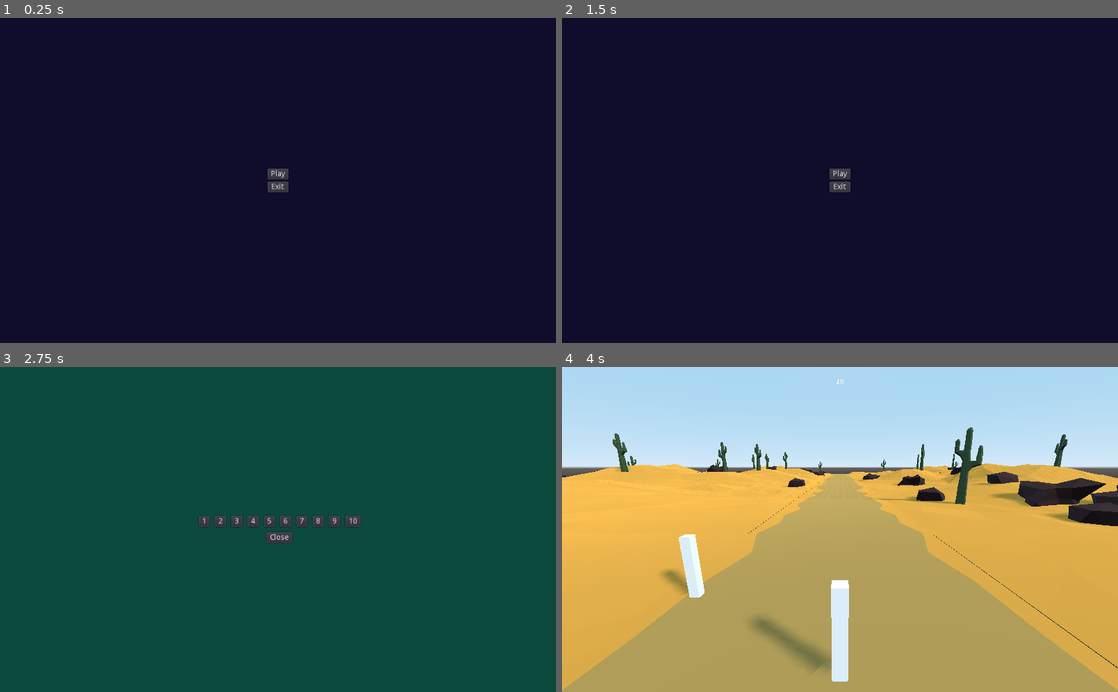
Above: before the commit, frames 1-4 (two rows, left to right).
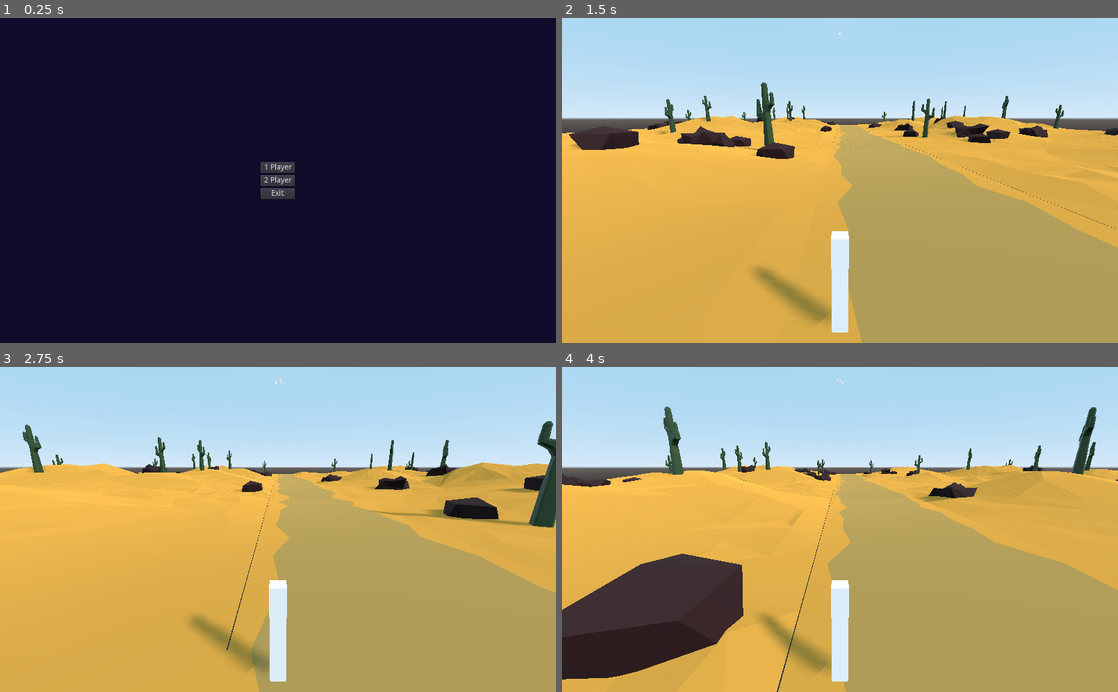
Above: after the commit, the same moments.

Repository: rans0000/math-runner
Game: Godot game, scene res://ui/MainMenu/MainMenu.tscn
The game is run twice, just before and just after one commit, with the same random seed, the same clock (stepped at 60 frames per second) and the same inputs.
Inputs (mouse positions are in pixels of both pictures, inside the frame that each line leads up to):
- Up to frame 1 (0.25 s): no input
- Up to frame 2 (1.5 s): click (840, 180) at 0.5 s, where only the run after the commit has a clickable "2 Player"; click (767, 174) at 1.25 s, where only the run after the commit has a clickable "1"
- Up to frame 3 (2.75 s): click (278, 523) at 2 s, where only the run before the commit has a clickable "Play"
- Up to frame 4 (4 s): click (784, 523) at 2.75 s, where only the run before the commit has a clickable "2"

The runs differ from the first frame. In frame 1, 0.5% of the frame differs, in the area x 46-53%, y 44-56%; in frame 2, 99%; in frame 3, 100%, in the area x 0-100%, y 0-100%; in frame 4, 36%.

Commit message:
add option for local single and 2 player options

Diff:
--- a/Environment/World/World.tscn
+++ b/Environment/World/World.tscn
@@ -17,7 +17,3 @@
 [node name="Player" parent="." instance=ExtResource( 3 )]
 transform = Transform( 1, 0, 0, 0, 1, 0, 0, 0, 1, 0, 0.025, 0 )
 side = -1
-
-[node name="Player2" parent="." instance=ExtResource( 3 )]
-transform = Transform( 1, 0, 0, 0, 1, 0, 0, 0, 1, 0, 0.025, 0 )
-MAX_SPEED = 45
--- a/scripts/Global.gd
+++ b/scripts/Global.gd
@@ -1,8 +1,9 @@
 extends Node
 
 var current_scene = null
+enum PLAY_TYPES {LOC_SINGLE = 1, LOC_2_PLAYER = 2}
+var play_type = PLAY_TYPES.LOC_SINGLE
 onready var number = 0
-
 
 
 func _ready():
--- a/ui/MainMenu/MainMenu.gd
+++ b/ui/MainMenu/MainMenu.gd
@@ -1,7 +1,17 @@
 extends Control
 
 onready var popup = $Popup;
+onready var Global = get_node("/root/Global")
+
+
 
 func _on_BtnPlay_button_up():
+	Global.play_type = Global.PLAY_TYPES.LOC_SINGLE
 	popup.visible = !popup.visible
 	pass
+
+
+
+func _on_BtnPlay2_button_up():
+	Global.play_type = Global.PLAY_TYPES.LOC_2_PLAYER
+	popup.visible = !popup.visible
--- a/ui/MainMenu/MainMenu.tscn
+++ b/ui/MainMenu/MainMenu.tscn
@@ -27,24 +27,31 @@
 }
 
 [node name="VBoxContainer" type="VBoxContainer" parent="CenterContainer"]
-margin_left = 493.0
-margin_top = 278.0
-margin_right = 531.0
-margin_bottom = 322.0
+margin_left = 480.0
+margin_top = 266.0
+margin_right = 543.0
+margin_bottom = 334.0
 grow_horizontal = 2
 grow_vertical = 2
 alignment = 1
 
-[node name="BtnPlay" type="Button" parent="CenterContainer/VBoxContainer"]
-margin_right = 38.0
+[node name="BtnPlay1" type="Button" parent="CenterContainer/VBoxContainer"]
+margin_right = 63.0
 margin_bottom = 20.0
-text = "Play"
+text = "1 Player"
+
+[node name="BtnPlay2" type="Button" parent="CenterContainer/VBoxContainer"]
+margin_top = 24.0
+margin_right = 63.0
+margin_bottom = 44.0
+text = "2 Player"
 
 [node name="BtnExit" type="Button" parent="CenterContainer/VBoxContainer"]
-margin_top = 24.0
-margin_right = 38.0
-margin_bottom = 44.0
+margin_top = 48.0
+margin_right = 63.0
+margin_bottom = 68.0
 text = "Exit"
 
 [node name="Popup" parent="." instance=ExtResource( 2 )]
-[connection signal="button_up" from="CenterContainer/VBoxContainer/BtnPlay" to="." method="_on_BtnPlay_button_up"]
+[connection signal="button_up" from="CenterContainer/VBoxContainer/BtnPlay1" to="." method="_on_BtnPlay_button_up"]
+[connection signal="button_up" from="CenterContainer/VBoxContainer/BtnPlay2" to="." method="_on_BtnPlay2_button_up"]
